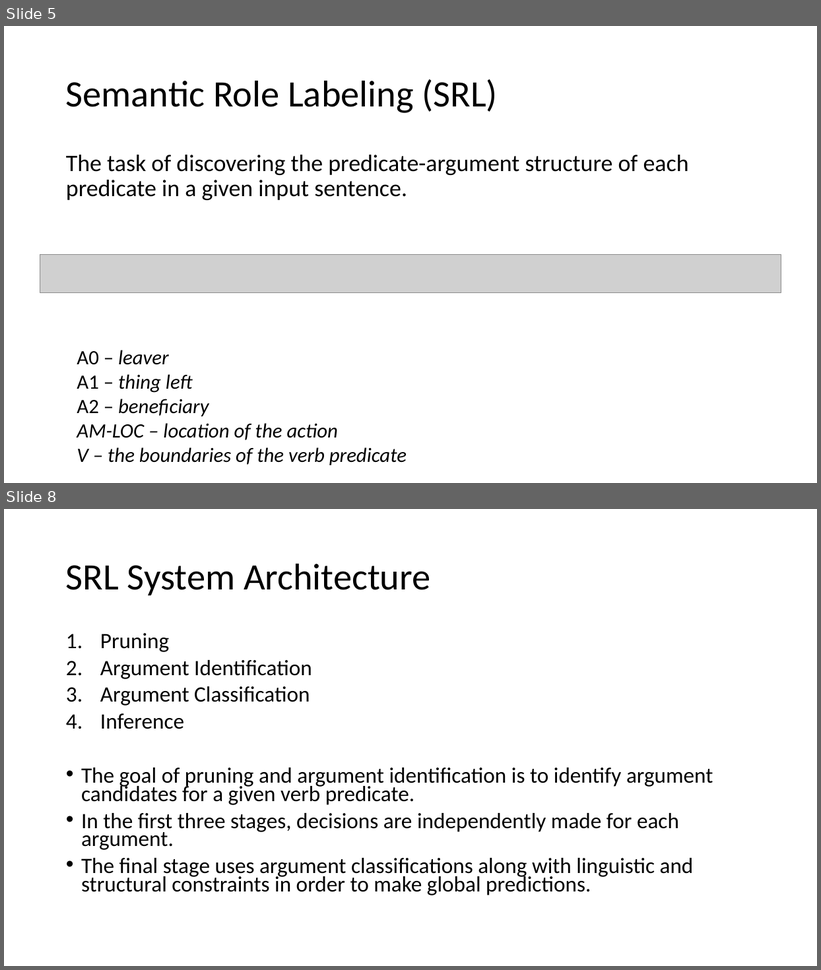
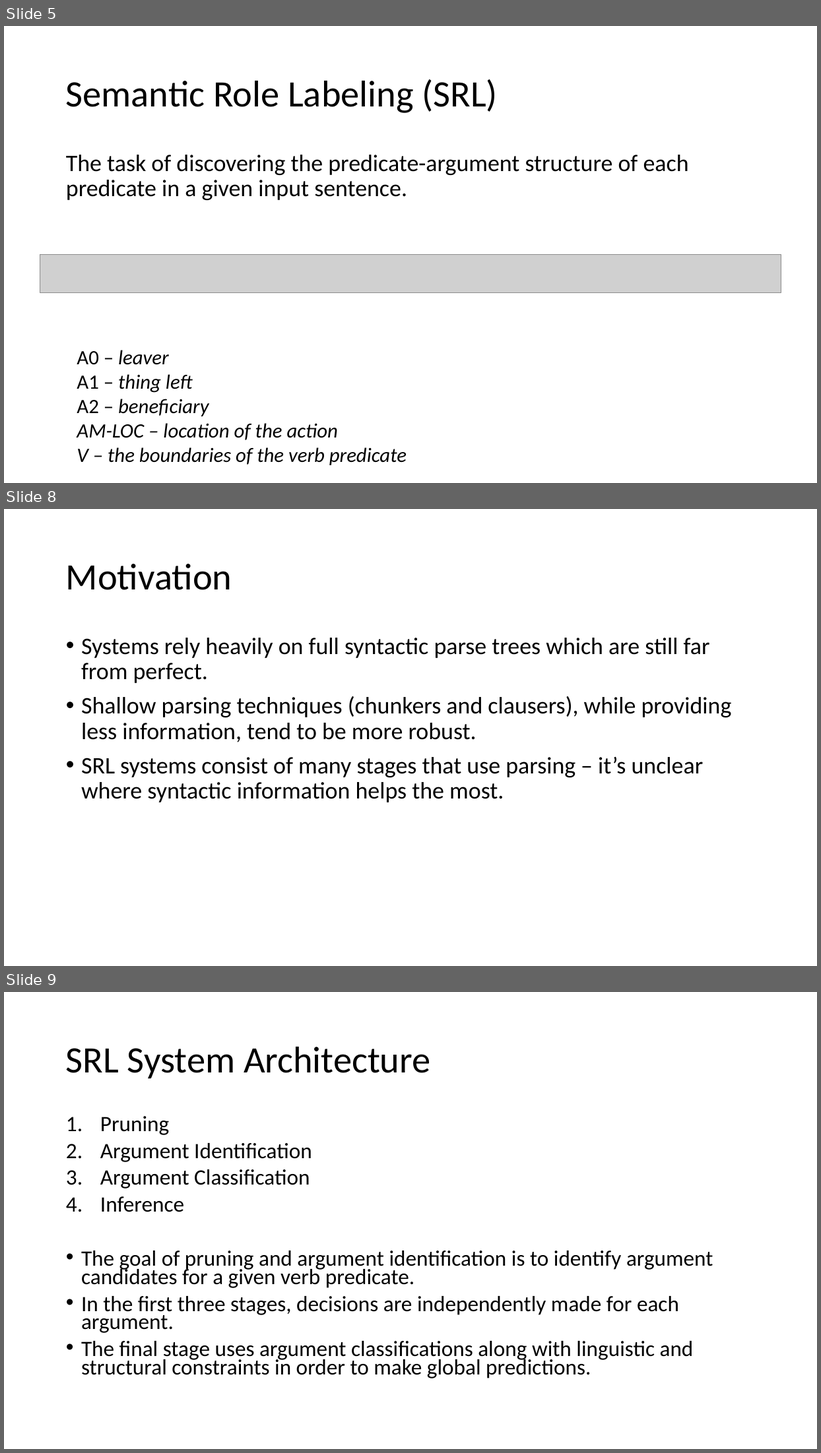
Before and after one commit to jspitkin/spring2017, a slide deck: structured_prediction/importance_of_syntactic_parsing.pptx. Shown one above the other, each under a label of ours: slides 5 and 8 before the commit, slides 5, 8 and 9 after it; the slides between them are not shown. The pictures are 821x970 and 821x1453 pixels, drawn with LibreOffice and Linux fonts; fonts in the diff are those of the drawing; grey boxes stand for pictures. Boxes give left, top, right and bottom in pixels: in the first picture for what was removed or moved away, otherwise in the second. Text is boxed around its words. In the diff, an @@ line names an element or a change of style, - is before the commit and + after.

```diff
--- a/structured_prediction/importance_of_syntactic_parsing.pptx
+++ b/structured_prediction/importance_of_syntactic_parsing.pptx
@@ slide 8 added at (4,509,817,966), background #FFFFFF @@
@@ title added at (66,564,232,590), 44 pt, text #000000 @@
+Motivation
@@ text added at (81,638,732,803), 28 pt, text #000000 @@
+• Systems rely heavily on full syntactic parse trees which are still far from perfect.
+• Shallow parsing techniques (chunkers and clausers), while providing less information, tend to be more robust.
+• SRL systems consist of many stages that use parsing – it’s unclear where syntactic information helps the most.
@@ what was slide 8 is now slide 9 @@
```
Also in this commit, not shown: 6 slides changed, 8 other slides added, 2 slides removed, 13 other files.
